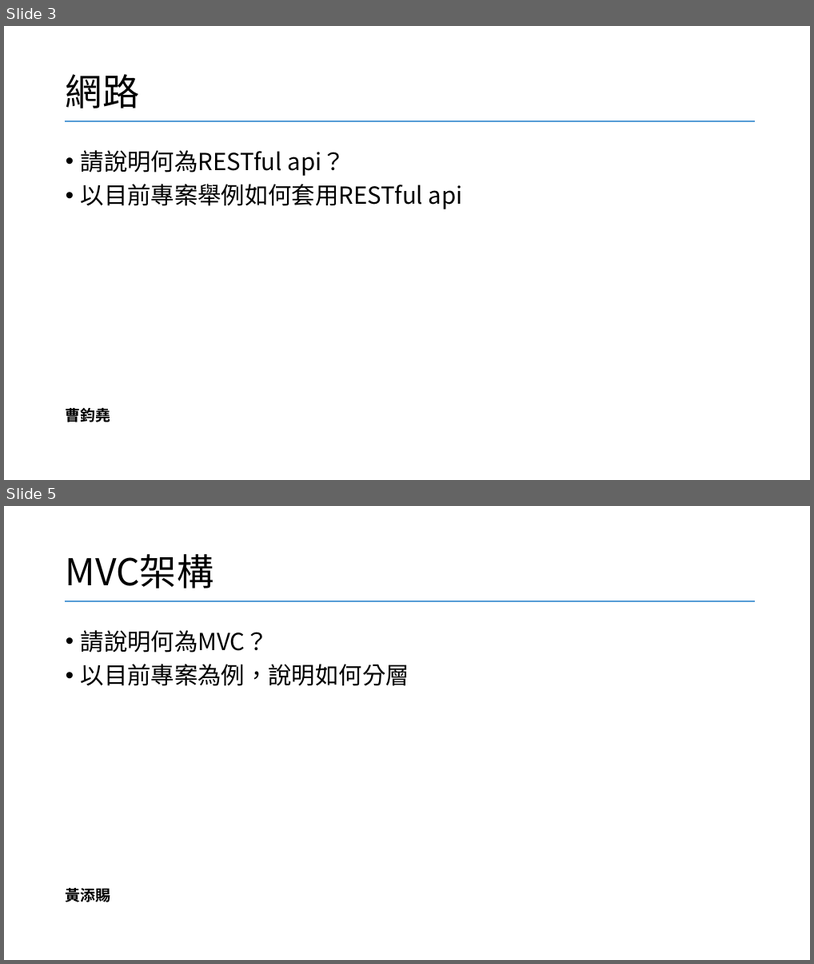
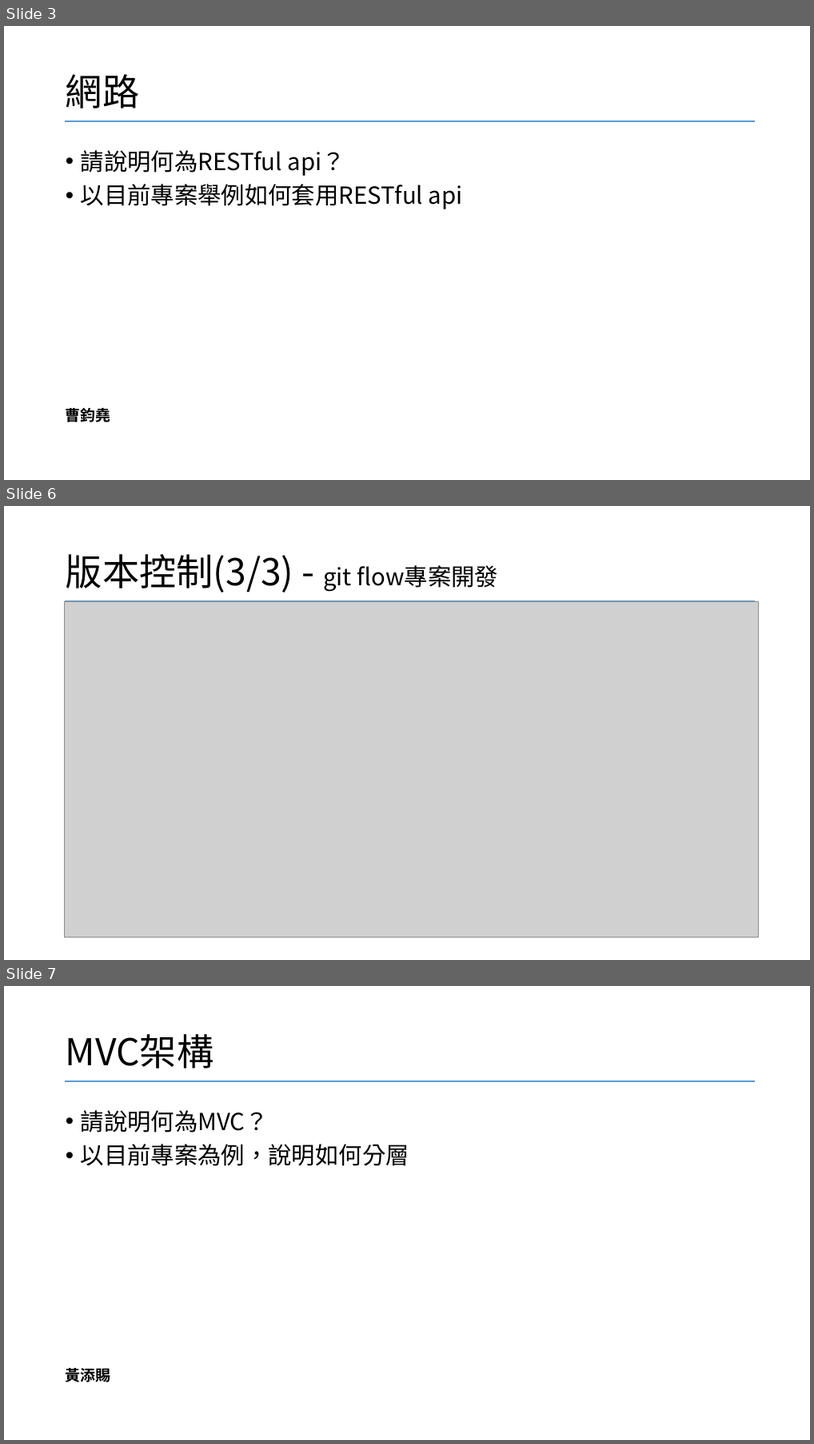
Before and after one commit to YangChihchi/Presentation_Questions, a slide deck: 測驗題.pptx. Shown one above the other, each under a label of ours: slides 3 and 5 before the commit, slides 3, 6 and 7 after it; the slides between them are not shown. The pictures are 814x964 and 814x1444 pixels, drawn with LibreOffice and Linux fonts; fonts in the diff are those of the drawing; grey boxes stand for pictures. Boxes give left, top, right and bottom in pixels: in the first picture for what was removed or moved away, otherwise in the second. Text is boxed around its words. In the diff, an @@ line names an element or a change of style, - is before the commit and + after.

Commit message:
完成版本控制測驗題

```diff
--- a/測驗題.pptx
+++ b/測驗題.pptx
@@ slide 6 added at [4, 506, 810, 960], background #FFFFFF @@
@@ title added at [66, 554, 499, 592], 28 pt, text #000000 @@
+版本控制(3/3) - git flow專案開發
@@ line added from (65, 601) to (755, 601), #569CD6 2.25 pt @@
@@ picture added at [65, 601, 759, 936] @@
@@ what was slide 5 is now slide 7 @@
```
Also in this commit, not shown: 1 slide changed, 1 other slide added.
